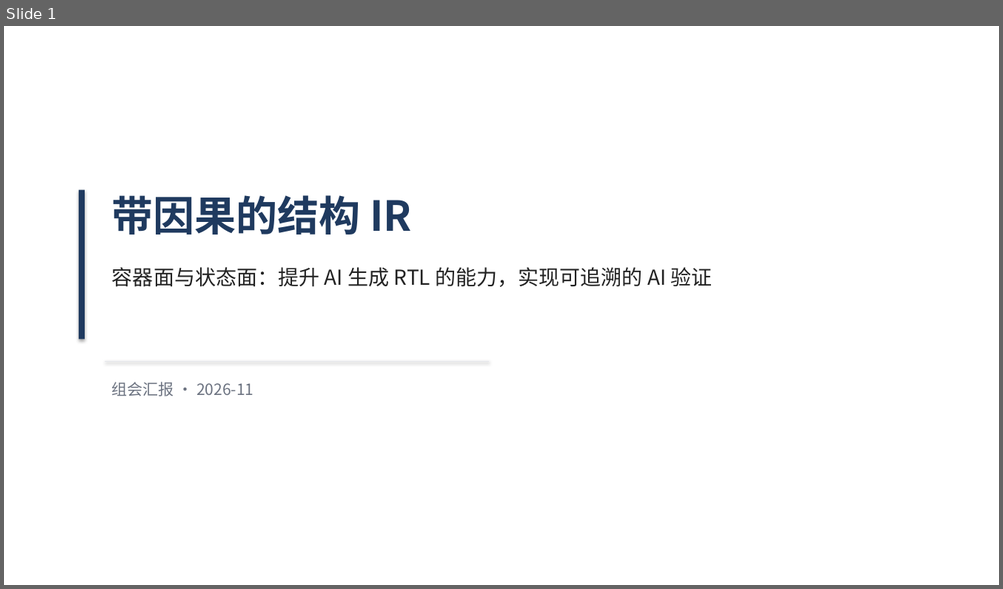
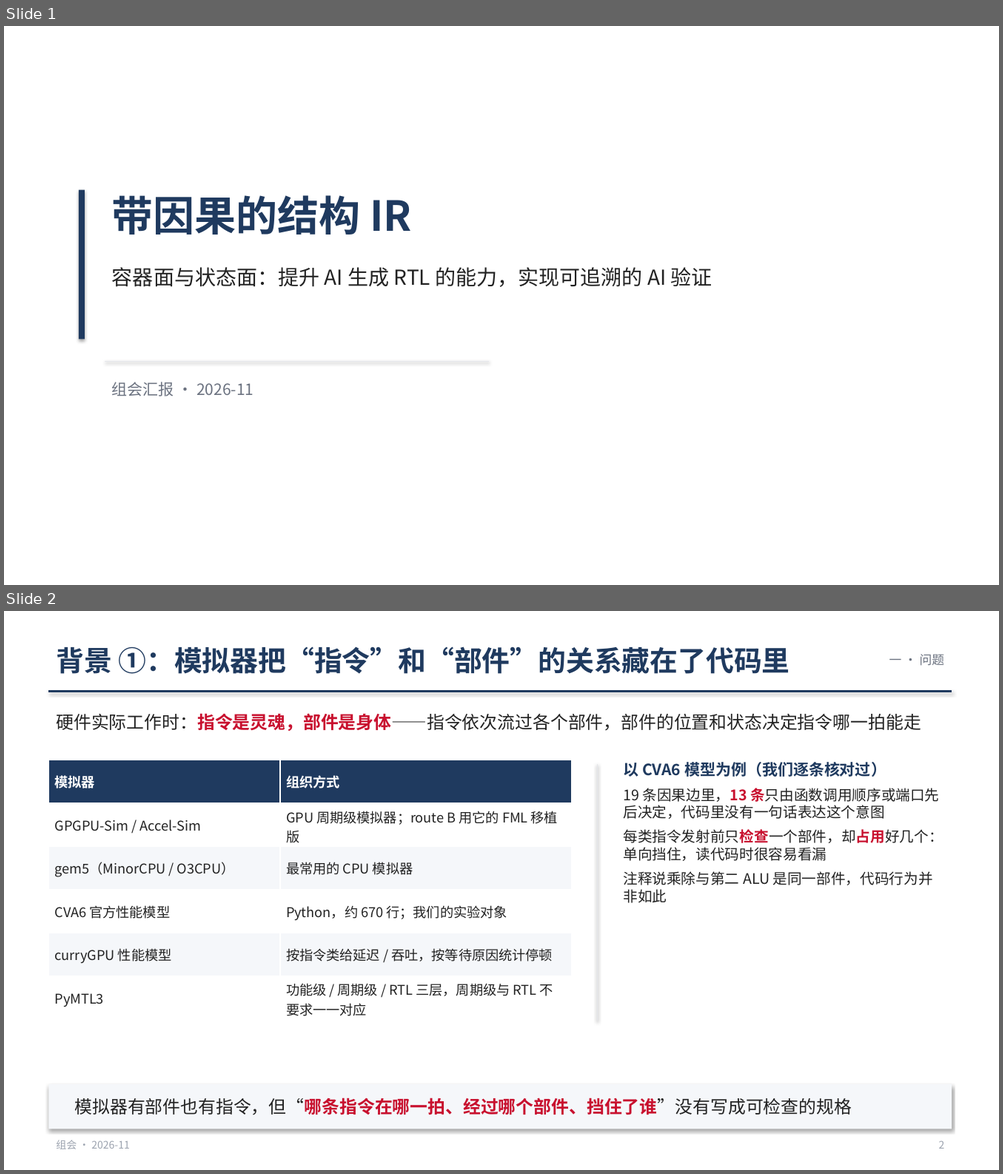
Before and after one commit to WHUDYF/PPT-generate, a slide deck: presentations/group_meeting_20261106/group_meeting_20261106.pptx. Shown one above the other, each under a label of ours: slide 1 before the commit, slides 1 and 2 after it. The pictures are 1003x589 and 1003x1174 pixels, drawn with LibreOffice and Linux fonts; fonts in the diff are those of the drawing. Boxes give left, top, right and bottom in pixels: in the first picture for what was removed or moved away, otherwise in the second. Text is boxed around its words. In the diff, an @@ line names an element or a change of style, - is before the commit and + after.

```diff
--- a/presentations/group_meeting_20261106/group_meeting_20261106.pptx
+++ b/presentations/group_meeting_20261106/group_meeting_20261106.pptx
@@ slide 2 added at (x1=4, y1=611, x2=999, y2=1170), background #FFFFFF @@
@@ text added at (x1=56, y1=647, x2=790, y2=674), 27 pt, text #1F3A5F, bold @@
+背景 ①：模拟器把“指令”和“部件”的关系藏在了代码里
@@ text added at (x1=889, y1=654, x2=945, y2=666), 12 pt, text #6B7280 @@
+一 · 问题
@@ line added from (48, 692) to (951, 692), #1F3A5F 2 pt @@
@@ text added at (x1=56, y1=713, x2=920, y2=731), 17 pt, text #222222 @@
+硬件实际工作时：指令是灵魂，部件是身体——指令依次流过各个部件，部件的位置和状态决定指令哪一拍能走
@@ table added at (x1=48, y1=760, x2=571, y2=1020), 6 rows, 2 columns @@
+模拟器 | 组织方式
+GPGPU-Sim / Accel-Sim | GPU 周期级模拟器；route B 用它的 FML 移植版
+gem5（MinorCPU / O3CPU） | 最常用的 CPU 模拟器
+CVA6 官方性能模型 | Python，约 670 行；我们的实验对象
+curryGPU 性能模型 | 按指令类给延迟 / 吞吐，按等待原因统计停顿
+PyMTL3 | 功能级 / 周期级 / RTL 三层，周期级与 RTL 不要求一一对应
@@ line added from (597, 764) to (597, 1022), #E5E7EB 1 pt @@
@@ text added at (x1=623, y1=762, x2=942, y2=903), 14 pt, text #222222 @@
+以 CVA6 模型为例（我们逐条核对过）
+19 条因果边里，13 条只由函数调用顺序或端口先后决定，代码里没有一句话表达这个意图
+每类指令发射前只检查一个部件，却占用好几个：单向挡住，读代码时很容易看漏
+注释说乘除与第二 ALU 是同一部件，代码行为并非如此
@@ rectangle added at (x1=48, y1=1085, x2=951, y2=1130), fill #F5F7FA @@
@@ text added at (x1=75, y1=1098, x2=852, y2=1116), 17 pt, text #222222 @@
+模拟器有部件也有指令，但“哪条指令在哪一拍、经过哪个部件、挡住了谁”没有写成可检查的规格
@@ text added at (x1=56, y1=1140, x2=129, y2=1150), 10 pt, text #9CA3AF @@
+组会 · 2026-11
@@ text added at (x1=939, y1=1142, x2=945, y2=1149), 10 pt, text #9CA3AF @@
+2
```
Also in this commit, not shown: 11 slides changed, 1 other slide added, 1 slide removed, 16 other files.
